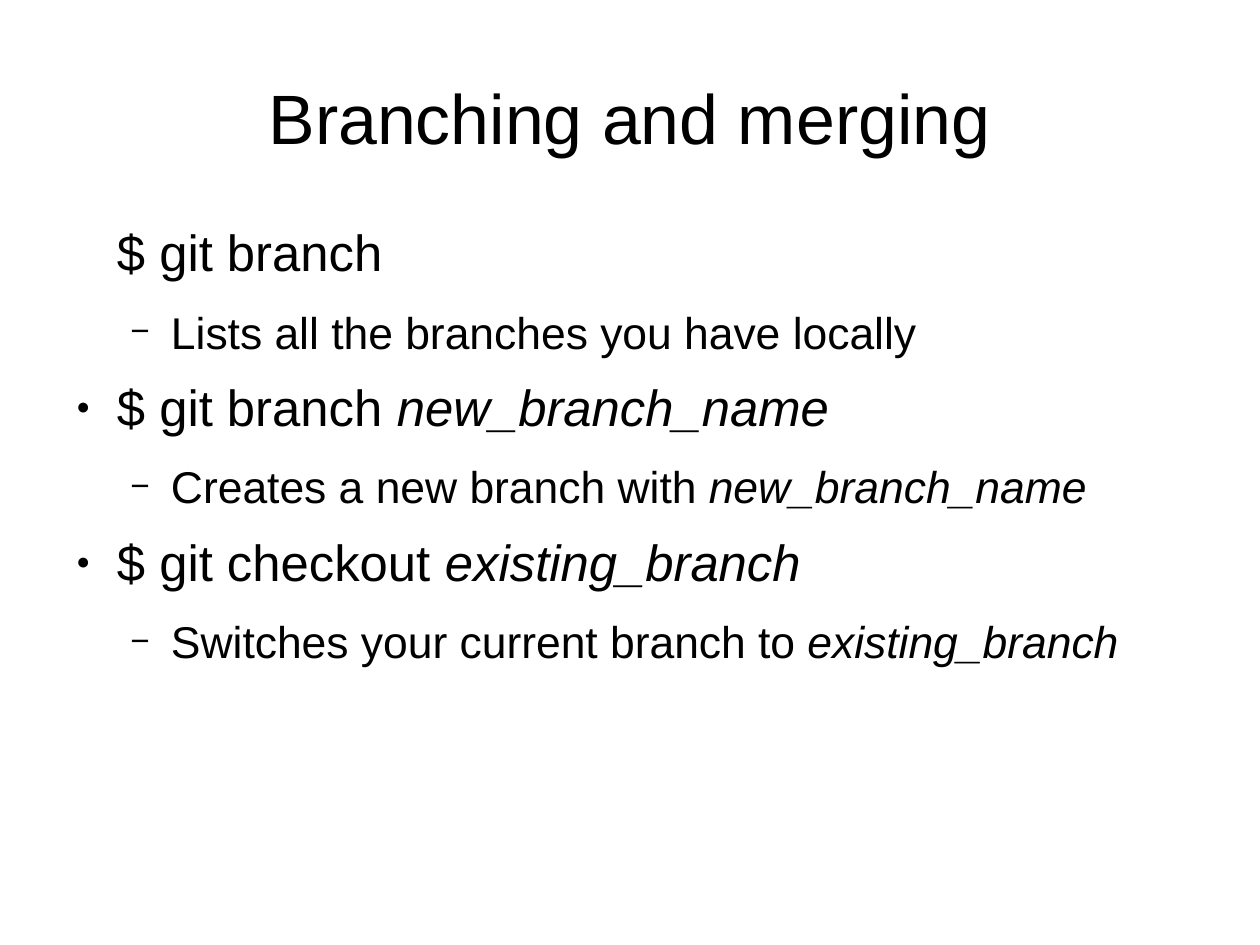
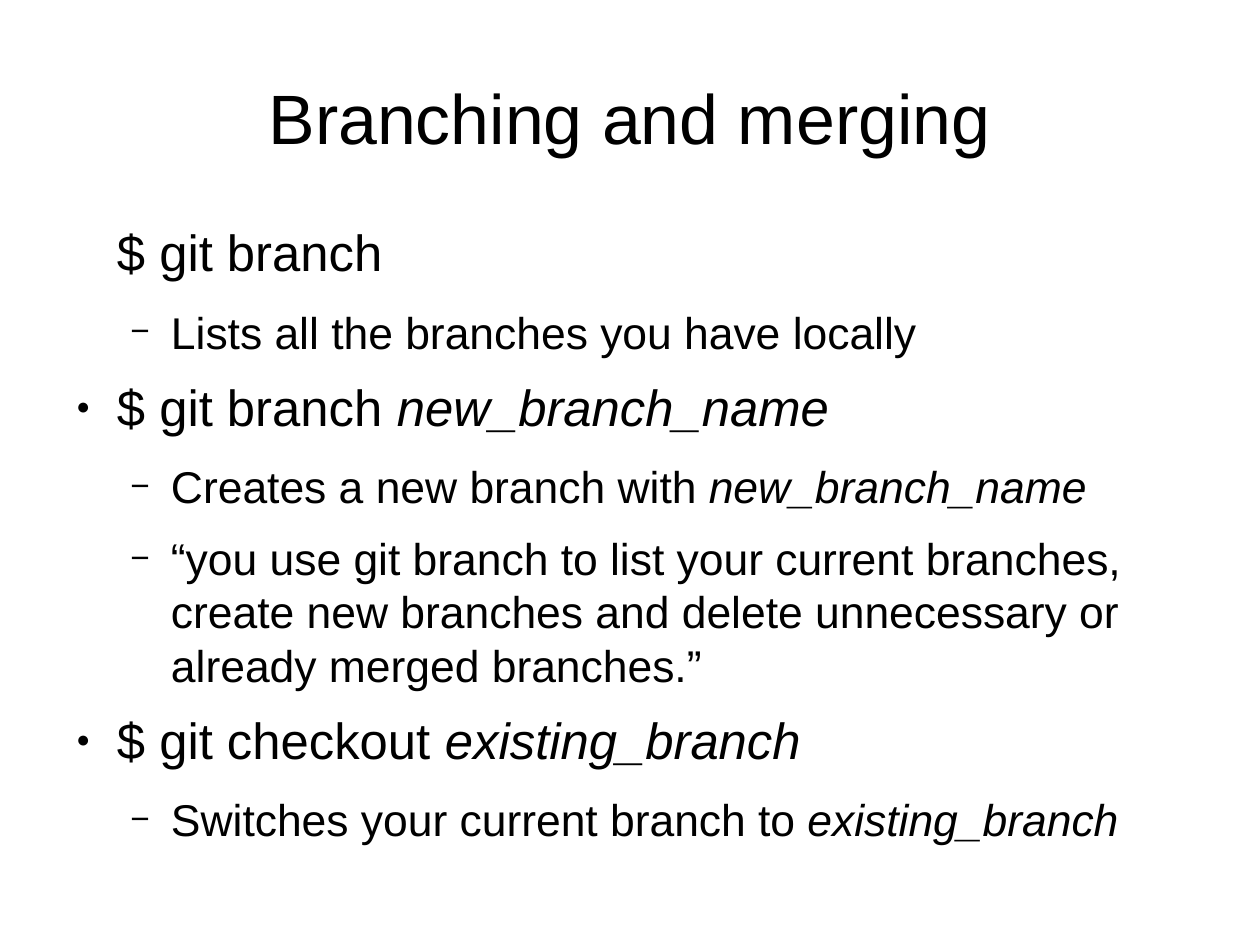
Before and after one commit to UMKCRobotics/Chris-Git-Presentation, a slide deck: slide 15 of presentation.odp (slide 14 before the commit). Drawn at 1260x945 pixels with LibreOffice and Linux fonts; fonts in the diff are those of the drawing. Boxes give left, top, right and bottom in pixels: in the first picture for what was removed or moved away, otherwise in the second. Text is boxed around its words. In the diff, an @@ line names an element or a change of style, - is before the commit and + after.

```diff
--- a/presentation.odp
+++ b/presentation.odp
@@ text at [171,542,1121,691]: paragraph added @@
+  − “you use git branch to list your current branches, create new branches and delete unnecessary or already merged branches.”
```
Also in this commit, not shown: 11 other slides changed, 1 slide added.
